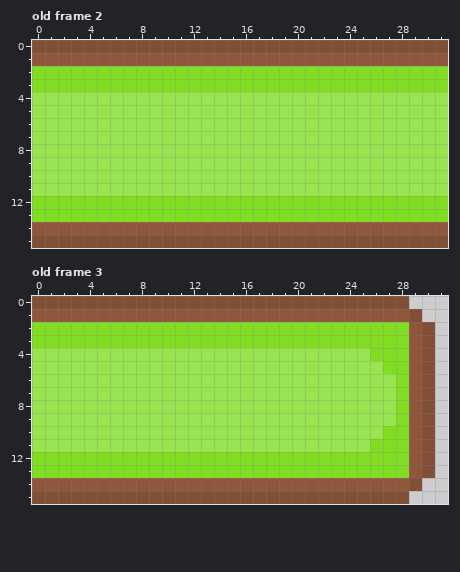
Two states of a pixel-art file, Assets/Sprites/Background/Ground.aseprite. Above: the version before the commit.
32x16 pixels, 3 frames. Shown: old frame 2, old frame 3. The commit also changed other frames, which this record leaves out.
Now the later version:
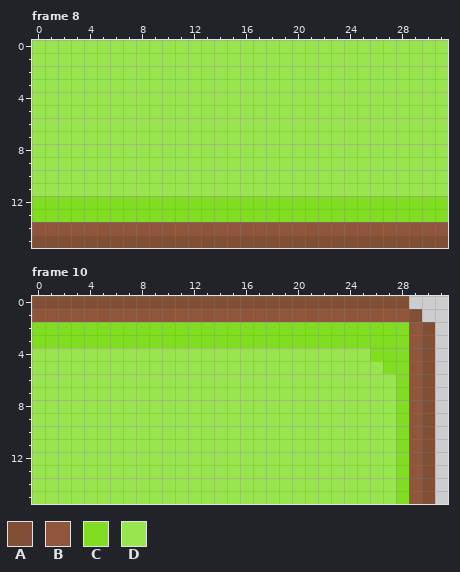
Palette (. is transparent): A #814e36  B #8f563b  C #80dd22  D #99e550
A new or re-ordered frame is compared with the old frame closest to it.
The author wrote: Create a Ground auto tile and a Background auto tile.
Diff:
frames 3 -> 13
layer "Expanded Ground" added
--- frame 8 is new; against old frame 2, layer "Expanded Ground"
@@ x 0..31 @@
- 0 AAAAAAAAAAAAAAAAAAAAAAAAAAAAAAAA
- 1 BBBBBBBBBBBBBBBBBBBBBBBBBBBBBBBB
- 2 CCCCCCCCCCCCCCCCCCCCCCCCCCCCCCCC
- 3 CCCCCCCCCCCCCCCCCCCCCCCCCCCCCCCC
+ 0 DDDDDDDDDDDDDDDDDDDDDDDDDDDDDDDD
+ 1 DDDDDDDDDDDDDDDDDDDDDDDDDDDDDDDD
+ 2 DDDDDDDDDDDDDDDDDDDDDDDDDDDDDDDD
+ 3 DDDDDDDDDDDDDDDDDDDDDDDDDDDDDDDD
  4 DDDDDDDDDDDDDDDDDDDDDDDDDDDDDDDD
--- frame 10 is new; against old frame 3, layer "Expanded Ground"
@@ x 0..31 @@
  9 DDDDDDDDDDDDDDDDDDDDDDDDDDDDCBA.
-10 DDDDDDDDDDDDDDDDDDDDDDDDDDDCCBA.
-11 DDDDDDDDDDDDDDDDDDDDDDDDDDCCCBA.
-12 CCCCCCCCCCCCCCCCCCCCCCCCCCCCCBA.
-13 CCCCCCCCCCCCCCCCCCCCCCCCCCCCCBA.
-14 BBBBBBBBBBBBBBBBBBBBBBBBBBBBBA..
-15 AAAAAAAAAAAAAAAAAAAAAAAAAAAAA...
+10 DDDDDDDDDDDDDDDDDDDDDDDDDDDDCBA.
+11 DDDDDDDDDDDDDDDDDDDDDDDDDDDDCBA.
+12 DDDDDDDDDDDDDDDDDDDDDDDDDDDDCBA.
+13 DDDDDDDDDDDDDDDDDDDDDDDDDDDDCBA.
+14 DDDDDDDDDDDDDDDDDDDDDDDDDDDDCBA.
+15 DDDDDDDDDDDDDDDDDDDDDDDDDDDDCBA.
